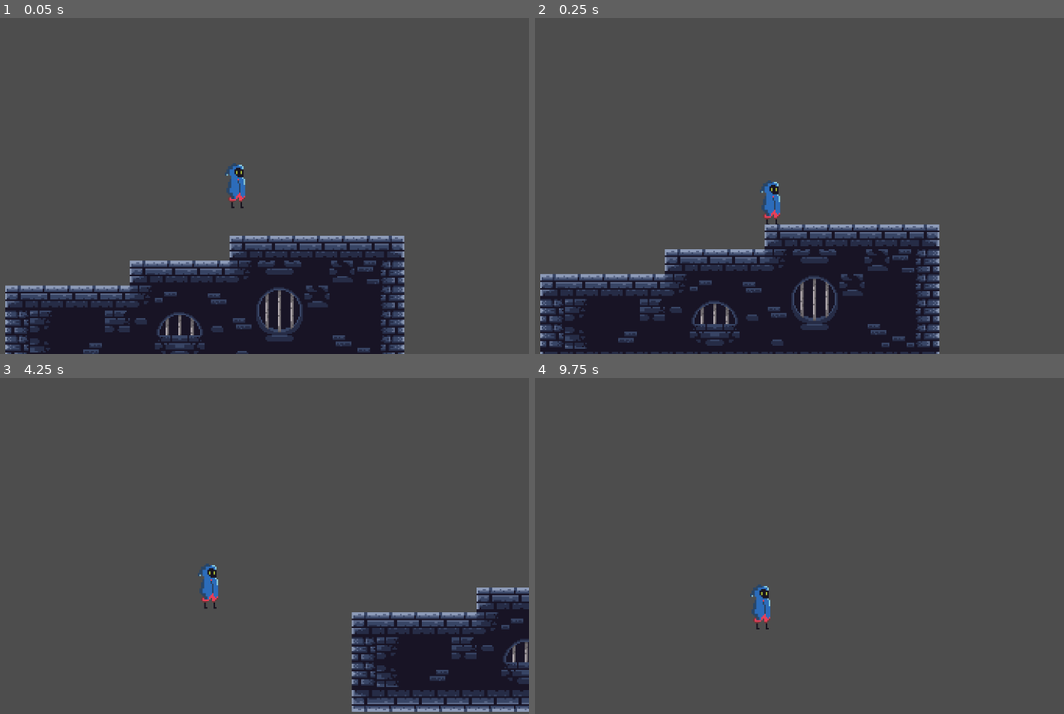
Above: before the commit, frames 1-4 (two rows, left to right).
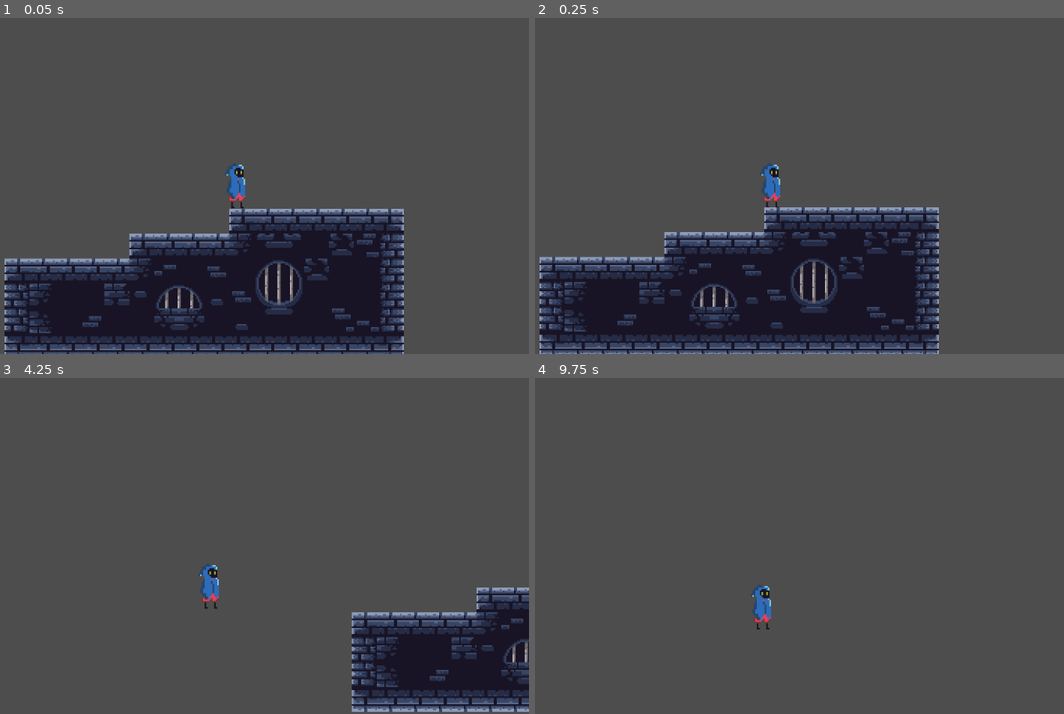
Above: after the commit, the same moments.

Repository: TathyaBarot2808/Godot_Game
Game: Godot game, scene res://scenes/scene_1.tscn
Same seed, same stepped clock (60 frames per second), same inputs: the game is played once before the commit and once after it.
Inputs (mouse positions are in pixels of both pictures, inside the frame that each line leads up to):
- Up to frame 1 (0.05 s): no input
- Up to frame 2 (0.25 s): no input
- Up to frame 3 (4.25 s): move the mouse to (359, 529) at 0.52 s; hold D (move_right) 0.53-2.03 s; right-click (359, 529) at 0.6 s; tap Space (jump) at 0.77, 1.52, 3.02, 3.77 s; move the mouse to (111, 562) at 1.27 s; right-click (111, 562) at 1.35 s; move the mouse to (290, 472) at 2.02 s; hold A (move_left) 2.03-2.78 s; right-click (290, 472) at 2.1 s; move the mouse to (201, 613) at 2.77 s; hold D (move_right) from 2.78 s (still down); right-click (201, 613) at 2.85 s; move the mouse to (407, 596) at 3.52 s; right-click (407, 596) at 3.6 s
- Up to frame 4 (9.75 s): move the mouse to (582, 495) at 4.27 s; release D (move_right) at 4.28 s; hold A (move_left) 4.28-5.03 s; right-click (582, 495) at 4.35 s; tap Space (jump) at 4.52, 6.02, 6.77, 7.52, 9.02 s; move the mouse to (794, 546) at 5.02 s; hold D (move_right) 5.03-5.78 s; right-click (794, 546) at 5.1 s; move the mouse to (672, 462) at 5.77 s; hold A (move_left) 5.78-7.28 s; right-click (672, 462) at 5.85 s; move the mouse to (894, 529) at 6.52 s; right-click (894, 529) at 6.6 s; move the mouse to (646, 562) at 7.27 s; hold D (move_right) 7.28-9.53 s; right-click (646, 562) at 7.35 s; move the mouse to (825, 472) at 8.02 s; right-click (825, 472) at 8.1 s; move the mouse to (736, 613) at 8.77 s; right-click (736, 613) at 8.85 s; move the mouse to (942, 596) at 9.52 s; hold A (move_left) from 9.53 s (still down); right-click (942, 596) at 9.6 s

The runs differ from the first frame. In frame 1, 15% of the frame differs, in the area x 0-77%, y 56-100%; in frame 2, 14%; in frame 3, less than 0.1%; in frame 4, 0.1%.

Commit message:
updated gitignore file

Diff:
--- a/project.godot
+++ b/project.godot
@@ -47,3 +47,4 @@
 textures/canvas_textures/default_texture_filter=0
 rendering_device/driver.windows="d3d12"
 2d/snap/snap_2d_transforms_to_pixel=true
+2d/snap/snap_2d_vertices_to_pixel=true
--- a/scenes/scene_1.tscn
+++ b/scenes/scene_1.tscn
@@ -156,6 +156,7 @@
 [node name="Scene1" type="Node2D" unique_id=830306056]
 
 [node name="Player" parent="." unique_id=167515670 instance=ExtResource("1_ta4h7")]
+position = Vector2(1, 69)
 JUMP_VELOCITY = -800.0
 JUMP_BUFFER_TIME = 0.3
 MAX_FALL_SPEED = 1600.0
Not shown, changed: .gitignore
